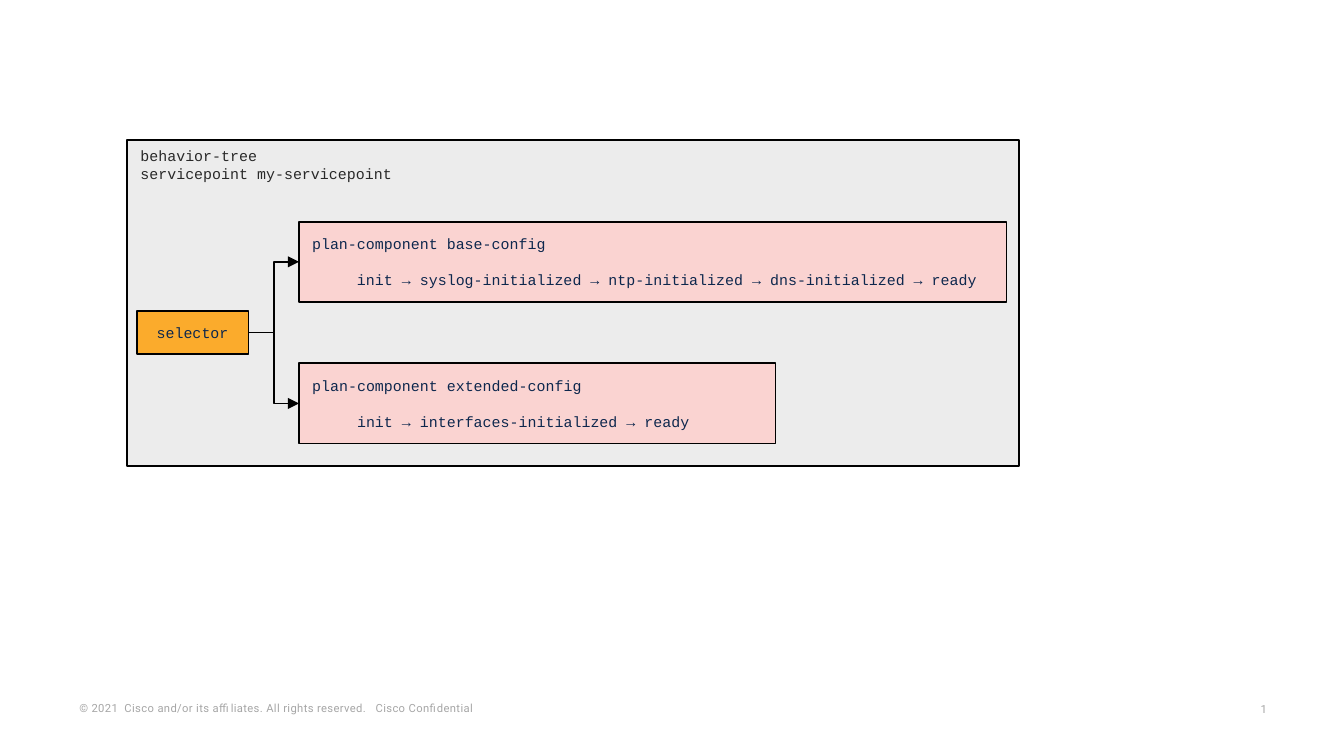
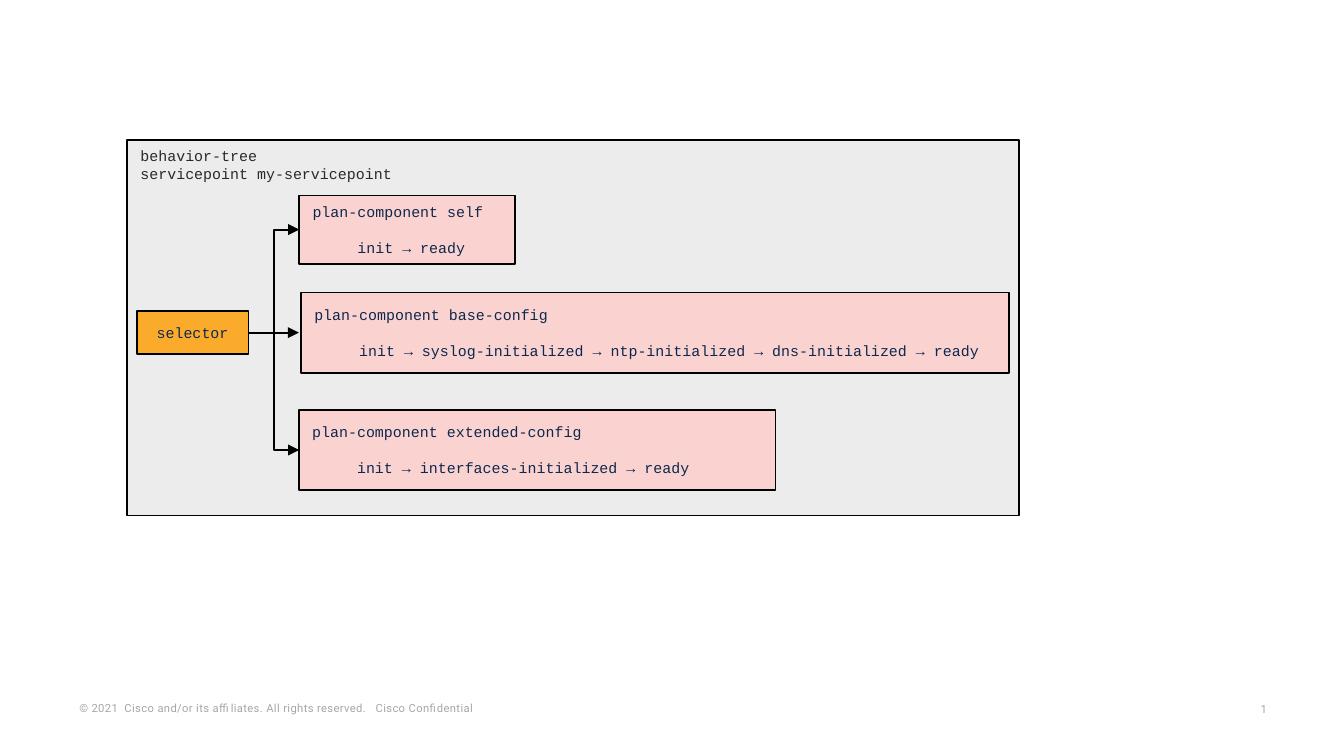
Before and after one commit to NSO-developer/nso-gitbook, a slide deck: slide 1 of images/behave-simple.pptx. Drawn at 1344x756 pixels with LibreOffice and Linux fonts; fonts in the diff are those of the drawing. Boxes give left, top, right and bottom in pixels: in the first picture for what was removed or moved away, otherwise in the second. Text is boxed around its words. In the diff, an @@ line names an element or a change of style, - is before the commit and + after.

```diff
--- a/images/behave-simple.pptx
+++ b/images/behave-simple.pptx
@@ rectangle: place and size @@
-rectangle at (128, 140, 1020, 465)
+rectangle at (128, 140, 1020, 515)
@@ rectangle added at (300, 196, 516, 265), fill #FAD3D1, outline #000000 1 pt, 8 pt, text #0D274D @@
+plan-component self
+init → ready
@@ elbow arrow moved from (249, 332) - (298, 262) to (249, 332) - (300, 230) @@
@@ rectangle "plan-component base-config": place and size @@
-rectangle "plan-component base-config" at (298, 222, 1007, 302)
+rectangle "plan-component base-config" at (301, 293, 1009, 374)
@@ elbow arrow moved from (249, 332) - (298, 403) to (249, 332) - (300, 450) @@
@@ arrow added from (249, 332) to (298, 332), #000000 1 pt @@
@@ rectangle "plan-component extended-config": place and size @@
-rectangle "plan-component extended-config" at (298, 363, 775, 444)
+rectangle "plan-component extended-config" at (298, 410, 775, 491)
```
Also in this commit, not shown: 9 other files.
